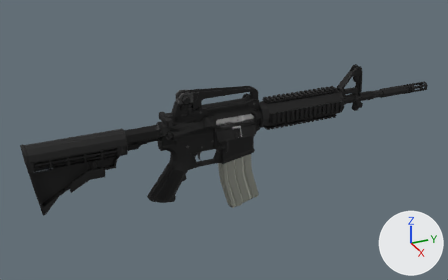
A saved change to the glTF model assets/weapons/m4a1/m4a1.glb.
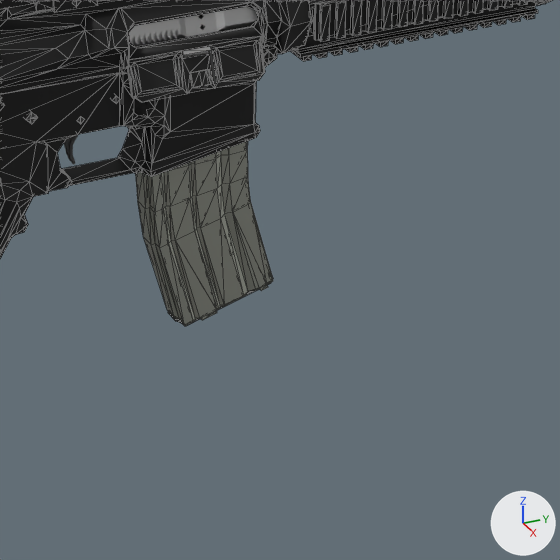
Each version is shown whole from a 50 mm lens placed at (0.978, -0.489, 0.45), pointed at (-0.023, -0.038, -0.051), then close up on the part from 40% to 77% of the width and 40% to 99% of the height. Every picture has the same lights, and +X, +Y and +Z are marked at lower right. The last two pictures show the newer version. The close-ups show mesh edges as thin lines. Where no turn or scale is listed for an object, it has been applied to the vertices. Vertices at exactly the same position are counted once.

Names of what the first close-up shows: 'Bolt', 'DustCoverOpen', 'Handguard', 'Magazine', 'RearSight', 'grip', 'handguard_cap_rear', 'lower', 'upper' and 3 more.
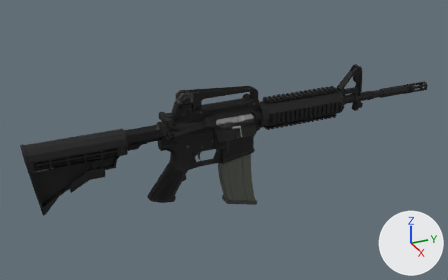
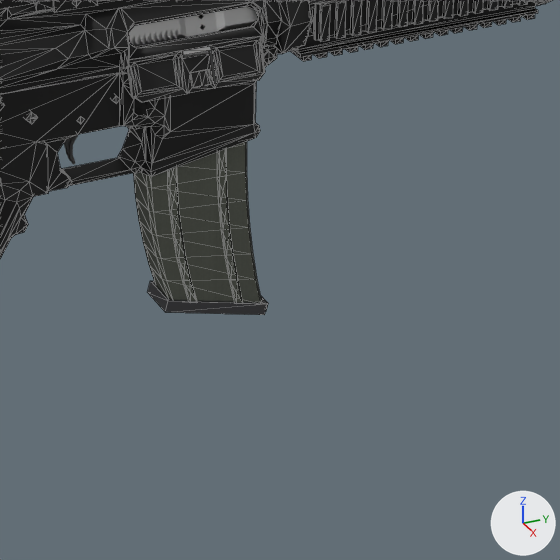
The edits, one by one:
Picture 'stanag_body' (img_stanag_body) is new.
Material 'StanagFollower' (mat_stanagfollower) is new.
Its base color is (0.62, 0.55, 0.38) (beige #cec4a6).
Its roughness is 0.75.
Material 'StanagBullet' (mat_stanagbullet) is new.
Its base color is (0.6, 0.35, 0.2) (brown #cba07c).
Its metallic is 0.4.
Its roughness is 0.45.
Material 'StanagFloor' (mat_stanagfloor) is new.
Its base color is (0.06, 0.06, 0.065) (dark grey #454548).
Its metallic is 0.3.
Its roughness is 0.55.
Material 'StanagBody' (mat_stanagbody) is new.
Its texture is img_stanag_body.
Its metallic is 0.15.
Its roughness is 0.7.
Material 'StanagBrass' (mat_stanagbrass) is new.
Its base color is (0.75, 0.55, 0.22) (beige #e1c481).
Its metallic is 0.5.
Its roughness is 0.4.
me_magazine is used by ob_magazine; location (0.0, -0.0295, -0.0672).
me_magazine had 521 vertices, 1054 faces and spanned x -0.013..0.012, y -0.029..0.053, z -0.119..0.058.
me_magazine no longer uses material mat_mag (grey #aeb1a7).
me_magazine no longer uses material mat_finish_secondary (dark grey #686868).
me_magazine no longer uses material mat_polymer (black #0f0f0f).
me_magazine now has 294 vertices, 548 faces and spans x -0.013..0.013, y -0.032..0.049, z -0.182..0.002.
me_magazine part 1: the loose piece of 408 vertices spanning x -0.013..0.012, y -0.029..0.053, z -0.118..0.058 is rebuilt with 72 vertices and now spans x -0.011..0.011, y -0.032..0.044, z -0.174..0.0, in mat_stanagbody (picture img_stanag_body).
me_magazine part 2: a new loose piece of 32 vertices spanning x 0.011..0.012, y -0.02..0.0, z -0.162..-0.024, in mat_stanagbody (picture img_stanag_body).
me_magazine part 3: a new loose piece of 32 vertices spanning x 0.011..0.012, y 0.012..0.03, z -0.17..-0.024, in mat_stanagbody (picture img_stanag_body).
me_magazine part 4: the loose piece of 68 vertices spanning x -0.011..0.011, y -0.008..0.053, z -0.119..-0.102 is deleted.
Part 5, on me_magazine:
16 vertices are added at x -0.013..0.013, y -0.021..0.049, z -0.182..-0.156.
24 new faces join them, mat_stanagfloor (dark grey #454548).
Other edits to the shape of me_magazine do not show in these pictures.
me_magazine gains material mat_stanagbody (picture img_stanag_body).
me_magazine gains material mat_stanagfloor (dark grey #454548).
me_magazine gains material mat_stanagfollower (beige #cec4a6).
me_magazine gains material mat_stanagbrass (beige #e1c481).
me_magazine gains material mat_stanagbullet (brown #cba07c).
Object 'Magazine' (ob_magazine) moves from (0.0, -0.0295, -0.0672) to (0.0, -0.0269, -0.0092).

What differs and where, as boxes (x1, y1, x2, y2) in the close-ups (560 x 560 px):
'Magazine', reshaped, moved
    before: (136, 141, 273, 326)
    after: (133, 141, 268, 315)
part 1 of me_magazine, rebuilt
    before: (136, 141, 273, 326)
    after: (133, 141, 261, 302)
part 2 of me_magazine, added
    after: (167, 168, 197, 301)
part 3 of me_magazine, added
    after: (217, 149, 243, 302)
part 4 of me_magazine, deleted (mostly hidden)
    before: (168, 283, 270, 326)
part 5 of me_magazine, added
    after: (148, 281, 268, 315)
